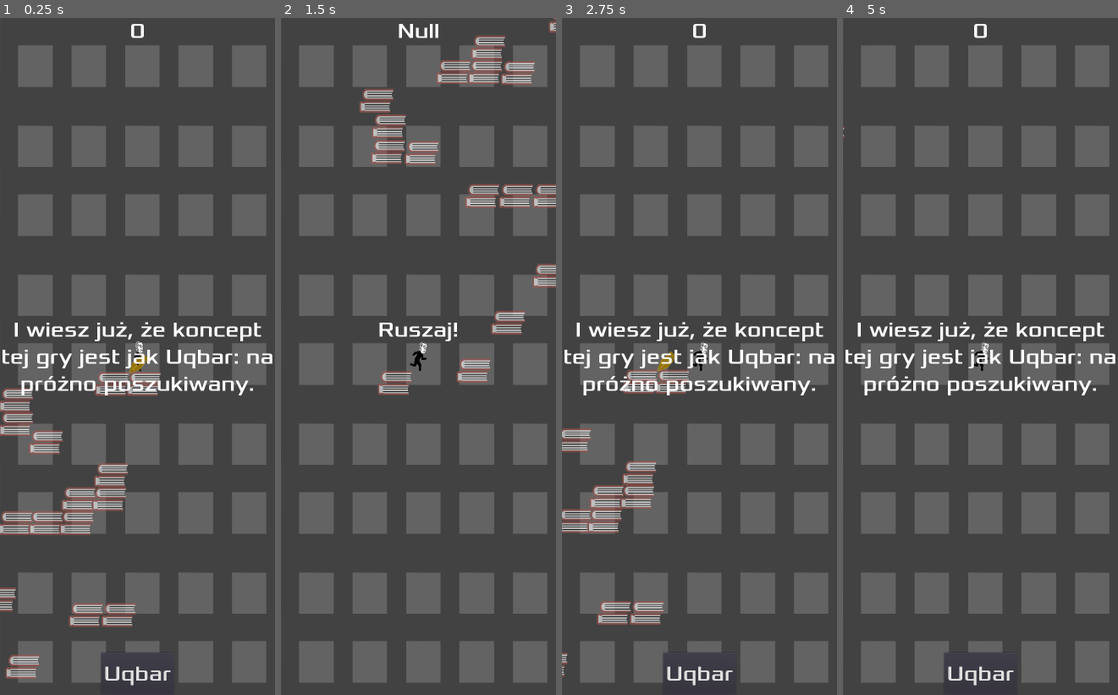
Above: before the commit, frames 1-4 (left to right).
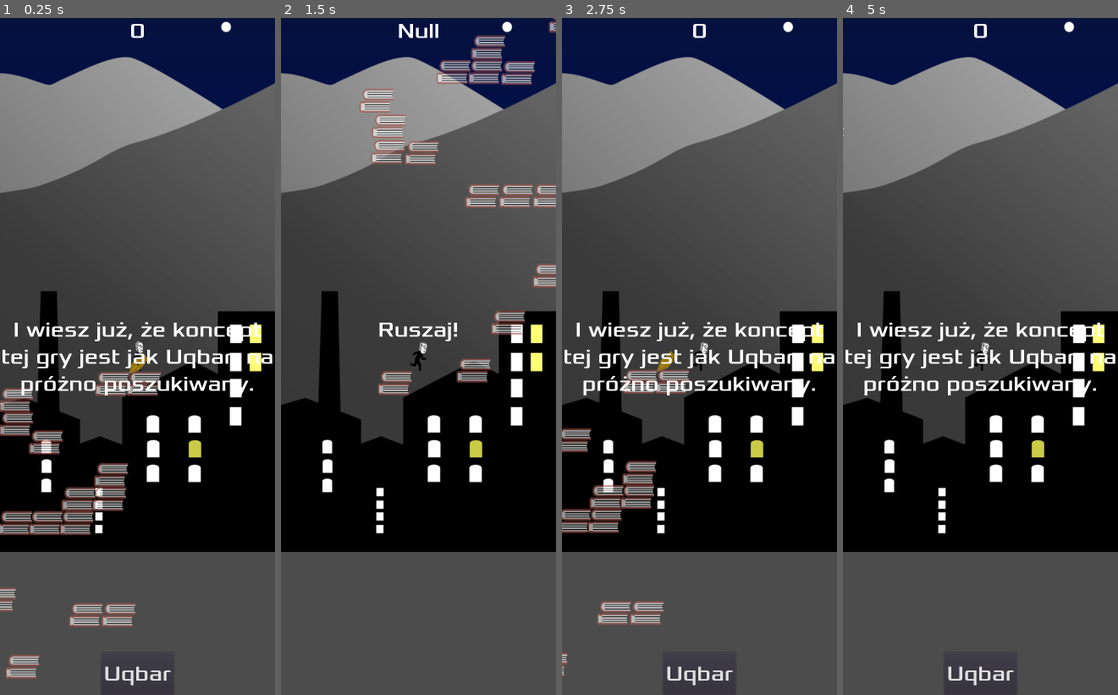
Above: after the commit, the same moments.

Repository: SebPo5/Projektowanie-Gier-Wideo
Game: Godot game, scene res://Mapa.tscn
The game is run twice, just before and just after one commit, with the same random seed, the same clock (stepped at 60 frames per second) and the same inputs.
Inputs:
- Up to frame 1 (0.25 s): no input
- Up to frame 2 (1.5 s): click "Uqbar" at 0.5 s; tap Enter at 1.25 s; hold Right (ui_right) from 1.28 s (still down)
- Up to frame 3 (2.75 s): keep holding Right (ui_right); tap Up (ui_up) at 1.52, 2.27 s
- Up to frame 4 (5 s): release Right (ui_right) at 2.78 s; hold Left (ui_left) 2.78-3.53 s; hold Right (ui_right) from 3.53 s (still down); tap Up (ui_up) at 3.77, 4.52 s

The runs differ from the first frame. In frame 1, 52% of the frame differs, in the area x 0-100%, y 0-79%; in frame 2, 53%; in frame 3, 52%; in frame 4, 53%.

Commit message:
Zadanie ukończone (drobna – ostatnia! – poprawka tła)

Diff:
--- a/Zadanie01/Gracz.tscn
+++ b/Zadanie01/Gracz.tscn
@@ -9,15 +9,15 @@
 
 [sub_resource type="SpriteFrames" id=1]
 animations = [ {
+"frames": [ ExtResource( 2 ) ],
+"loop": true,
+"name": "jump",
+"speed": 3.0
+}, {
 "frames": [ ExtResource( 4 ) ],
 "loop": true,
 "name": "basic",
 "speed": 5.0
-}, {
-"frames": [ ExtResource( 2 ) ],
-"loop": true,
-"name": "jump",
-"speed": 3.0
 }, {
 "frames": [ ExtResource( 1 ) ],
 "loop": true,
@@ -53,65 +53,7 @@
 [node name="ParallaxBackground" type="ParallaxBackground" parent="."]
 
 [node name="background" type="Sprite" parent="ParallaxBackground"]
-modulate = Color( 1, 1, 1, 0.321569 )
-self_modulate = Color( 1, 1, 1, 0.407843 )
-scale = Vector2( 1.01357, 1.61468 )
-texture = ExtResource( 5 )
-centered = false
-
-[node name="background2" type="Sprite" parent="ParallaxBackground"]
-modulate = Color( 1, 1, 1, 0.321569 )
-self_modulate = Color( 1, 1, 1, 0.407843 )
-position = Vector2( 0, 352 )
-scale = Vector2( 1.01357, 1.61468 )
-texture = ExtResource( 5 )
-centered = false
-
-[node name="background3" type="Sprite" parent="ParallaxBackground"]
-modulate = Color( 1, 1, 1, 0.321569 )
-self_modulate = Color( 1, 1, 1, 0.407843 )
-position = Vector2( 0, 704 )
-scale = Vector2( 1.01357, 1.61468 )
-texture = ExtResource( 5 )
-centered = false
-
-[node name="background4" type="Sprite" parent="ParallaxBackground"]
-modulate = Color( 1, 1, 1, 0.321569 )
-self_modulate = Color( 1, 1, 1, 0.407843 )
-position = Vector2( 0, 1056 )
-scale = Vector2( 1.01357, 1.61468 )
-texture = ExtResource( 5 )
-centered = false
-
-[node name="background5" type="Sprite" parent="ParallaxBackground"]
-modulate = Color( 1, 1, 1, 0.321569 )
-self_modulate = Color( 1, 1, 1, 0.407843 )
-position = Vector2( 0, 1408 )
-scale = Vector2( 1.01357, 1.61468 )
-texture = ExtResource( 5 )
-centered = false
-
-[node name="background6" type="Sprite" parent="ParallaxBackground"]
-modulate = Color( 1, 1, 1, 0.321569 )
-self_modulate = Color( 1, 1, 1, 0.407843 )
-position = Vector2( 0, 1760 )
-scale = Vector2( 1.01357, 1.61468 )
-texture = ExtResource( 5 )
-centered = false
-
-[node name="background7" type="Sprite" parent="ParallaxBackground"]
-modulate = Color( 1, 1, 1, 0.321569 )
-self_modulate = Color( 1, 1, 1, 0.407843 )
-position = Vector2( 0, 2112 )
-scale = Vector2( 1.01357, 1.61468 )
-texture = ExtResource( 5 )
-centered = false
-
-[node name="background8" type="Sprite" parent="ParallaxBackground"]
-modulate = Color( 1, 1, 1, 0.321569 )
-self_modulate = Color( 1, 1, 1, 0.407843 )
-position = Vector2( 0, 2464 )
-scale = Vector2( 1.01357, 1.61468 )
+scale = Vector2( 1.28983, 1.36461 )
 texture = ExtResource( 5 )
 centered = false
 
Binary file changed: Zadanie01/assets/art/background.png
